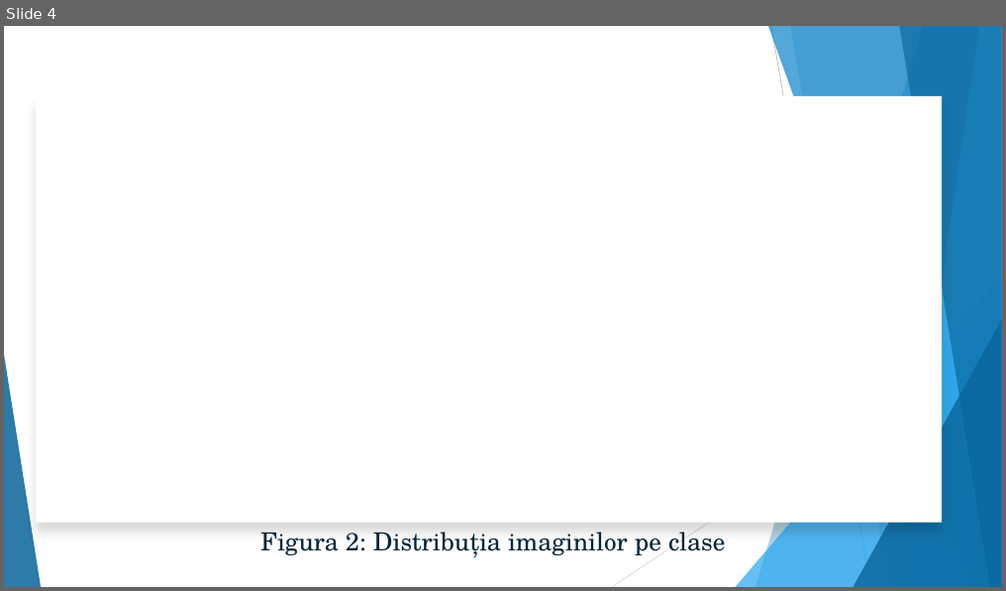
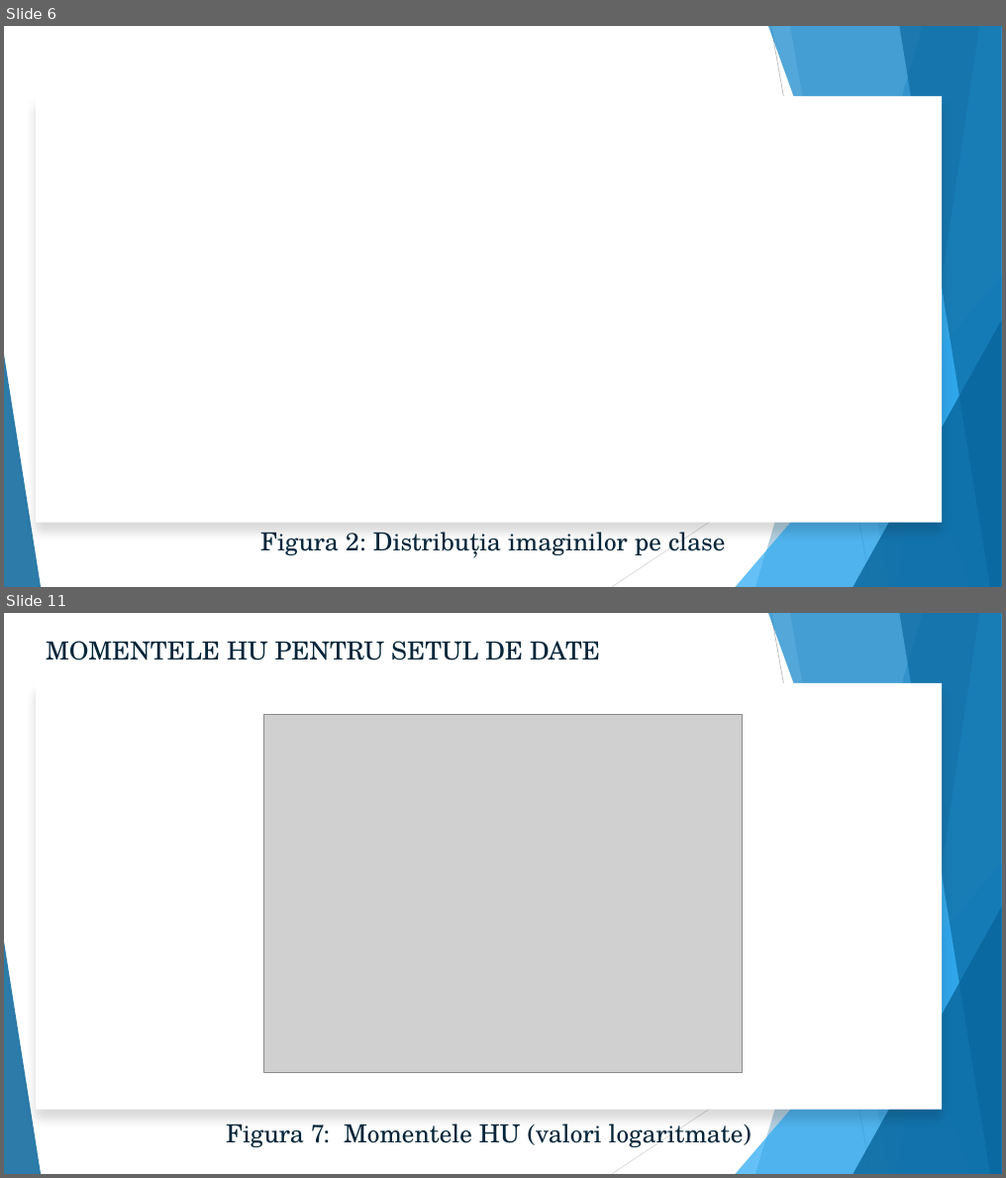
Before and after one commit to EnricoGaraiman/cppsms, a slide deck: article/GARAIMAN_ENRICO_&_MARIN_ALEXANDRA.pptx. Shown one above the other, each under a label of ours: slide 4 before the commit, slides 6 and 11 after it; the slides between them are not shown. The pictures are 1006x591 and 1006x1178 pixels, drawn with LibreOffice and Linux fonts; fonts in the diff are those of the drawing; grey boxes stand for pictures; background and template pictures are left out. Boxes give left, top, right and bottom in pixels: in the first picture for what was removed or moved away, otherwise in the second. Text is boxed around its words. In the diff, an @@ line names an element or a change of style, - is before the commit and + after.

```diff
--- a/article/GARAIMAN_ENRICO_&_MARIN_ALEXANDRA.pptx
+++ b/article/GARAIMAN_ENRICO_&_MARIN_ALEXANDRA.pptx
@@ slide 11 added at (4,613,1002,1174), background #FFFFFF; not listed: 10 template elements that a slide beside it also shows @@
@@ text added at (46,641,600,661), 24 pt, text #032539 @@
+MOMENTELE HU PENTRU SETUL DE DATE
@@ rectangle added at (36,683,942,1110), fill #FFFFFF @@
@@ picture added at (263,714,743,1073) @@
@@ text added at (226,1118,751,1148), 24 pt, text #032539 @@
+Figura 7: Momentele HU (valori logaritmate)
@@ what was slide 4 is now slide 6 @@
```
Also in this commit, not shown: 4 slides changed, 2 other slides added, 10 other files.
